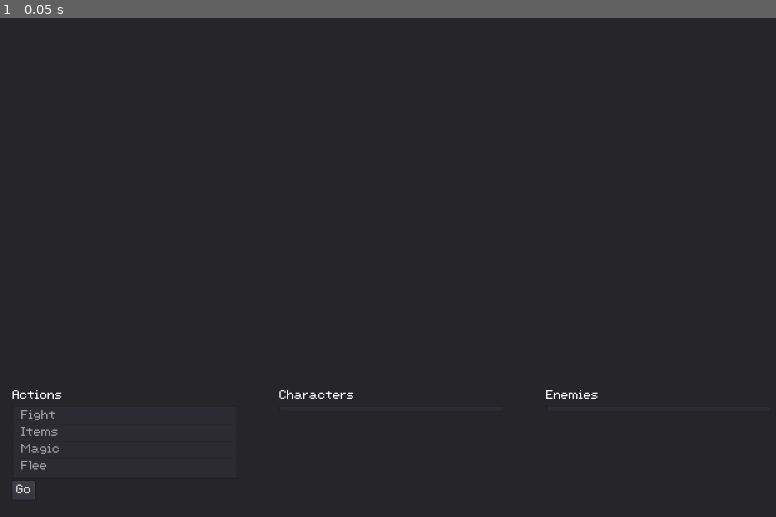
Above: before the commit, frame 1.
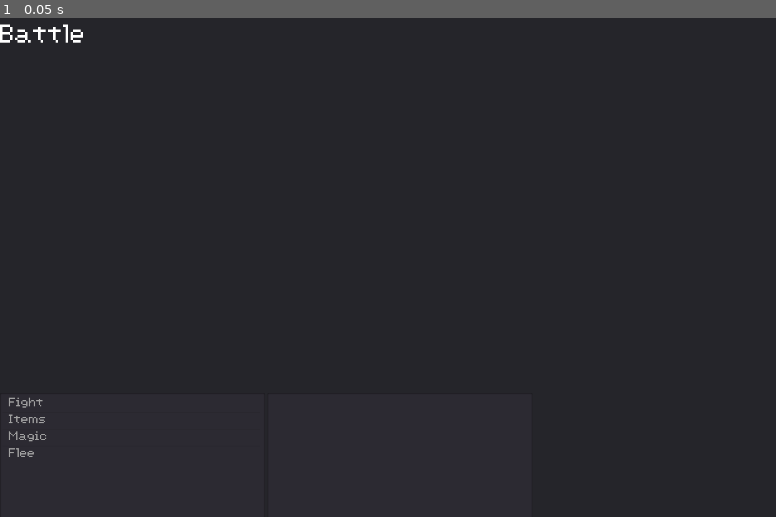
Above: after the commit, the same moment.

Repository: majormunky/MiniRPG
Game: Godot game, scene res://scenes/BattleScene.tscn
Two runs of this game, one before a commit and one after it. Both use one fixed random seed, a clock stepped at 60 frames per second and the inputs below. This scene is started directly instead of the project's main scene.
Inputs:
- Up to frame 1 (0.05 s): no input

The runs differ from the first frame. In frame 1, 0.6% of the frame differs, in the area x 0-78%, y 1-97%.
Error after the commit: Invalid get index 'battle_type' (on base: 'Node (GameData.gd)'). (res://scenes/BattleScene.gd:27)

Commit message:
Updated the layout of the battle scene

Diff:
--- a/scenes/BattleScene.gd
+++ b/scenes/BattleScene.gd
@@ -1,8 +1,7 @@
 extends Node2D
 
-
-onready var action_list = $Panel/MarginContainer/VBoxContainer/BattleControls/BattleActions/MarginContainer/VBoxContainer/ActionList
-onready var player_list = $Panel/MarginContainer/VBoxContainer/BattleControls/PlayerListPanel/MarginContainer/VBoxContainer/PlayerList
+onready var action_list = $Panel/MarginContainer/VBoxContainer/BattleInfo/CommandPanel/ActionList
+onready var player_list = $Panel/MarginContainer/VBoxContainer/BattleInfo/PlayerListPanel/PlayerList
 
 func _ready():
 	var test_actions = [
@@ -24,3 +23,5 @@
 
 	for cname in character_names:
 		player_list.add_item(" " + cname)
+
+	print("Battle Data", GameData.battle_type)
--- a/scenes/BattleScene.tscn
+++ b/scenes/BattleScene.tscn
@@ -1,7 +1,8 @@
-[gd_scene load_steps=3 format=2]
+[gd_scene load_steps=4 format=2]
 
 [ext_resource path="res://assets/48pt-theme.tres" type="Theme" id=1]
 [ext_resource path="res://scenes/BattleScene.gd" type="Script" id=2]
+[ext_resource path="res://assets/MainTheme.tres" type="Theme" id=3]
 
 [node name="BattleScene" type="Node2D"]
 script = ExtResource( 2 )
@@ -17,204 +18,109 @@
 [node name="MarginContainer" type="MarginContainer" parent="Panel"]
 anchor_right = 1.0
 anchor_bottom = 1.0
+__meta__ = {
+"_edit_use_anchors_": false
+}
 
 [node name="VBoxContainer" type="VBoxContainer" parent="Panel/MarginContainer"]
 margin_right = 1280.0
-margin_bottom = 804.0
-custom_constants/separation = 75
+margin_bottom = 802.0
 
-[node name="BattleArea" type="HBoxContainer" parent="Panel/MarginContainer/VBoxContainer"]
+[node name="BattleLabel" type="Label" parent="Panel/MarginContainer/VBoxContainer"]
 margin_right = 1280.0
-margin_bottom = 500.0
-rect_min_size = Vector2( 0, 500 )
-custom_constants/separation = 80
+margin_bottom = 54.0
+theme = ExtResource( 3 )
+text = "Battle"
 
-[node name="LeftSide" type="Panel" parent="Panel/MarginContainer/VBoxContainer/BattleArea"]
-margin_right = 600.0
-margin_bottom = 500.0
-rect_min_size = Vector2( 600, 400 )
+[node name="Arena" type="HBoxContainer" parent="Panel/MarginContainer/VBoxContainer"]
+margin_top = 58.0
+margin_right = 1280.0
+margin_bottom = 598.0
+rect_min_size = Vector2( 1280, 540 )
+size_flags_horizontal = 3
 
-[node name="HBoxContainer3" type="HBoxContainer" parent="Panel/MarginContainer/VBoxContainer/BattleArea/LeftSide"]
+[node name="LeftArena" type="Panel" parent="Panel/MarginContainer/VBoxContainer/Arena"]
+margin_right = 638.0
+margin_bottom = 540.0
+size_flags_horizontal = 3
+size_flags_vertical = 3
+
+[node name="GridContainer" type="GridContainer" parent="Panel/MarginContainer/VBoxContainer/Arena/LeftArena"]
+anchor_right = 1.0
+anchor_bottom = 1.0
+columns = 2
+__meta__ = {
+"_edit_use_anchors_": false
+}
+
+[node name="Slot1" type="Panel" parent="Panel/MarginContainer/VBoxContainer/Arena/LeftArena/GridContainer"]
+margin_right = 317.0
+margin_bottom = 268.0
+size_flags_horizontal = 3
+size_flags_vertical = 3
+
+[node name="Slot2" type="Panel" parent="Panel/MarginContainer/VBoxContainer/Arena/LeftArena/GridContainer"]
+margin_left = 321.0
+margin_right = 638.0
+margin_bottom = 268.0
+size_flags_horizontal = 3
+size_flags_vertical = 3
+
+[node name="Slot3" type="Panel" parent="Panel/MarginContainer/VBoxContainer/Arena/LeftArena/GridContainer"]
+margin_top = 272.0
+margin_right = 317.0
+margin_bottom = 540.0
+size_flags_horizontal = 3
+size_flags_vertical = 3
+
+[node name="Slot4" type="Panel" parent="Panel/MarginContainer/VBoxContainer/Arena/LeftArena/GridContainer"]
+margin_left = 321.0
+margin_top = 272.0
+margin_right = 638.0
+margin_bottom = 540.0
+size_flags_horizontal = 3
+size_flags_vertical = 3
+
+[node name="RightArena" type="Panel" parent="Panel/MarginContainer/VBoxContainer/Arena"]
+margin_left = 642.0
+margin_right = 1280.0
+margin_bottom = 540.0
+size_flags_horizontal = 3
+size_flags_vertical = 3
+
+[node name="BattleInfo" type="HBoxContainer" parent="Panel/MarginContainer/VBoxContainer"]
+margin_top = 602.0
+margin_right = 1280.0
+margin_bottom = 802.0
+rect_min_size = Vector2( 0, 200 )
+
+[node name="CommandPanel" type="Panel" parent="Panel/MarginContainer/VBoxContainer/BattleInfo"]
+margin_right = 424.0
+margin_bottom = 200.0
+size_flags_horizontal = 3
+
+[node name="ActionList" type="ItemList" parent="Panel/MarginContainer/VBoxContainer/BattleInfo/CommandPanel"]
 anchor_right = 1.0
 anchor_bottom = 1.0
 __meta__ = {
 "_edit_use_anchors_": false
 }
 
-[node name="HBoxContainer" type="HBoxContainer" parent="Panel/MarginContainer/VBoxContainer/BattleArea/LeftSide/HBoxContainer3"]
-margin_right = 300.0
-margin_bottom = 500.0
-rect_min_size = Vector2( 300, 0 )
+[node name="PlayerListPanel" type="Panel" parent="Panel/MarginContainer/VBoxContainer/BattleInfo"]
+margin_left = 428.0
+margin_right = 852.0
+margin_bottom = 200.0
 size_flags_horizontal = 3
+
+[node name="PlayerList" type="ItemList" parent="Panel/MarginContainer/VBoxContainer/BattleInfo/PlayerListPanel"]
+anchor_right = 1.0
+anchor_bottom = 1.0
 __meta__ = {
 "_edit_use_anchors_": false
 }
 
-[node name="VBoxContainer" type="VBoxContainer" parent="Panel/MarginContainer/VBoxContainer/BattleArea/LeftSide/HBoxContainer3/HBoxContainer"]
-margin_right = 200.0
-margin_bottom = 500.0
-
-[node name="Slot1" type="Panel" parent="Panel/MarginContainer/VBoxContainer/BattleArea/LeftSide/HBoxContainer3/HBoxContainer/VBoxContainer"]
-margin_right = 300.0
-margin_bottom = 250.0
-rect_min_size = Vector2( 200, 200 )
-
-[node name="Slot3" type="Panel" parent="Panel/MarginContainer/VBoxContainer/BattleArea/LeftSide/HBoxContainer3/HBoxContainer/VBoxContainer"]
-margin_top = 204.0
-margin_right = 300.0
-margin_bottom = 454.0
-
-[node name="HBoxContainer2" type="HBoxContainer" parent="Panel/MarginContainer/VBoxContainer/BattleArea/LeftSide/HBoxContainer3"]
-margin_left = 304.0
-margin_right = 604.0
-margin_bottom = 500.0
-rect_min_size = Vector2( 300, 0 )
+[node name="EnemyList" type="Panel" parent="Panel/MarginContainer/VBoxContainer/BattleInfo"]
+margin_left = 856.0
+margin_right = 1280.0
+margin_bottom = 200.0
 size_flags_horizontal = 3
-__meta__ = {
-"_edit_use_anchors_": false
-}
-
-[node name="VBoxContainer" type="VBoxContainer" parent="Panel/MarginContainer/VBoxContainer/BattleArea/LeftSide/HBoxContainer3/HBoxContainer2"]
-margin_right = 300.0
-margin_bottom = 500.0
-custom_constants/separation = 0
-
-[node name="Slot2" type="Panel" parent="Panel/MarginContainer/VBoxContainer/BattleArea/LeftSide/HBoxContainer3/HBoxContainer2/VBoxContainer"]
-margin_right = 300.0
-margin_bottom = 250.0
-rect_min_size = Vector2( 300, 250 )
-
-[node name="Slot4" type="Panel" parent="Panel/MarginContainer/VBoxContainer/BattleArea/LeftSide/HBoxContainer3/HBoxContainer2/VBoxContainer"]
-margin_top = 250.0
-margin_right = 300.0
-margin_bottom = 500.0
-
-[node name="RightSide" type="Panel" parent="Panel/MarginContainer/VBoxContainer/BattleArea"]
-margin_left = 680.0
-margin_right = 1280.0
-margin_bottom = 500.0
-rect_min_size = Vector2( 600, 0 )
-
-[node name="BattleControls" type="HBoxContainer" parent="Panel/MarginContainer/VBoxContainer"]
-margin_top = 575.0
-margin_right = 1280.0
-margin_bottom = 800.0
-rect_min_size = Vector2( 1280, 225 )
-custom_constants/separation = 27
-
-[node name="BattleActions" type="Panel" parent="Panel/MarginContainer/VBoxContainer/BattleControls"]
-margin_right = 400.0
-margin_bottom = 225.0
-rect_min_size = Vector2( 400, 0 )
-
-[node name="MarginContainer" type="MarginContainer" parent="Panel/MarginContainer/VBoxContainer/BattleControls/BattleActions"]
-anchor_right = 1.0
-anchor_bottom = 1.0
-custom_constants/margin_right = 20
-custom_constants/margin_top = 20
-custom_constants/margin_left = 20
-custom_constants/margin_bottom = 20
-__meta__ = {
-"_edit_use_anchors_": false
-}
-
-[node name="VBoxContainer" type="VBoxContainer" parent="Panel/MarginContainer/VBoxContainer/BattleControls/BattleActions/MarginContainer"]
-margin_left = 20.0
-margin_top = 20.0
-margin_right = 380.0
-margin_bottom = 205.0
-__meta__ = {
-"_edit_use_anchors_": false
-}
-
-[node name="Label" type="Label" parent="Panel/MarginContainer/VBoxContainer/BattleControls/BattleActions/MarginContainer/VBoxContainer"]
-margin_right = 360.0
-margin_bottom = 23.0
-text = "Actions"
-
-[node name="ActionList" type="ItemList" parent="Panel/MarginContainer/VBoxContainer/BattleControls/BattleActions/MarginContainer/VBoxContainer"]
-margin_top = 27.0
-margin_right = 360.0
-margin_bottom = 36.0
-auto_height = true
-__meta__ = {
-"_edit_use_anchors_": false
-}
-
-[node name="HBoxContainer" type="HBoxContainer" parent="Panel/MarginContainer/VBoxContainer/BattleControls/BattleActions/MarginContainer/VBoxContainer"]
-margin_top = 40.0
-margin_right = 360.0
-margin_bottom = 69.0
-
-[node name="GoButton" type="Button" parent="Panel/MarginContainer/VBoxContainer/BattleControls/BattleActions/MarginContainer/VBoxContainer/HBoxContainer"]
-margin_right = 36.0
-margin_bottom = 29.0
-text = "Go"
-
-[node name="PlayerListPanel" type="Panel" parent="Panel/MarginContainer/VBoxContainer/BattleControls"]
-margin_left = 427.0
-margin_right = 827.0
-margin_bottom = 225.0
-rect_min_size = Vector2( 400, 0 )
-
-[node name="MarginContainer" type="MarginContainer" parent="Panel/MarginContainer/VBoxContainer/BattleControls/PlayerListPanel"]
-anchor_right = 1.0
-anchor_bottom = 1.0
-custom_constants/margin_right = 20
-custom_constants/margin_top = 20
-custom_constants/margin_left = 20
-custom_constants/margin_bottom = 20
-__meta__ = {
-"_edit_use_anchors_": false
-}
-
-[node name="VBoxContainer" type="VBoxContainer" parent="Panel/MarginContainer/VBoxContainer/BattleControls/PlayerListPanel/MarginContainer"]
-margin_left = 20.0
-margin_top = 20.0
-margin_right = 380.0
-margin_bottom = 205.0
-
-[node name="Label" type="Label" parent="Panel/MarginContainer/VBoxContainer/BattleControls/PlayerListPanel/MarginContainer/VBoxContainer"]
-margin_right = 360.0
-margin_bottom = 23.0
-text = "Characters"
-
-[node name="PlayerList" type="ItemList" parent="Panel/MarginContainer/VBoxContainer/BattleControls/PlayerListPanel/MarginContainer/VBoxContainer"]
-margin_top = 27.0
-margin_right = 360.0
-margin_bottom = 36.0
-auto_height = true
-
-[node name="EnemyListPanel" type="Panel" parent="Panel/MarginContainer/VBoxContainer/BattleControls"]
-margin_left = 854.0
-margin_right = 1254.0
-margin_bottom = 225.0
-rect_min_size = Vector2( 400, 0 )
-
-[node name="MarginContainer" type="MarginContainer" parent="Panel/MarginContainer/VBoxContainer/BattleControls/EnemyListPanel"]
-anchor_right = 1.0
-anchor_bottom = 1.0
-custom_constants/margin_right = 20
-custom_constants/margin_top = 20
-custom_constants/margin_left = 20
-custom_constants/margin_bottom = 20
-__meta__ = {
-"_edit_use_anchors_": false
-}
-
-[node name="VBoxContainer" type="VBoxContainer" parent="Panel/MarginContainer/VBoxContainer/BattleControls/EnemyListPanel/MarginContainer"]
-margin_left = 20.0
-margin_top = 20.0
-margin_right = 380.0
-margin_bottom = 205.0
-
-[node name="Label" type="Label" parent="Panel/MarginContainer/VBoxContainer/BattleControls/EnemyListPanel/MarginContainer/VBoxContainer"]
-margin_right = 360.0
-margin_bottom = 23.0
-text = "Enemies"
-
-[node name="EnemyList" type="ItemList" parent="Panel/MarginContainer/VBoxContainer/BattleControls/EnemyListPanel/MarginContainer/VBoxContainer"]
-margin_top = 27.0
-margin_right = 360.0
-margin_bottom = 36.0
-auto_height = true
--- a/scenes/Game.gd
+++ b/scenes/Game.gd
@@ -160,4 +160,5 @@
 
 func _on_WorldManager_enemy_spawn(data):
 	print("enemy spawned", data)
+	GameData.battle_data = data
 	var _error = get_tree().change_scene("res://scenes/BattleScene.tscn")
--- a/scripts/GameData.gd
+++ b/scripts/GameData.gd
@@ -3,3 +3,4 @@
 var chests = {}
 var npcs = {}
 var dialog_open = false
+var battle_data = null
